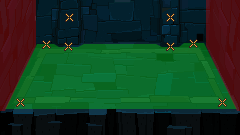
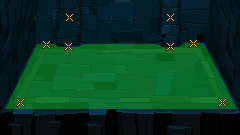
Two versions of the same layered image (240x135). Layer-by-layer changes:
removed group "Walls" (2 layers) from group "Areas" over box(0, 0, 240, 111)
removed layer "Left wall" (was 30%) from group "Walls" over box(0, 0, 36, 111)
removed layer "Right wall" (was 30%) from group "Walls" over box(206, 0, 240, 111)
removed layer "View4.png" over box(0, 0, 240, 111)
removed layer "View5.png" over box(0, 0, 240, 111)
